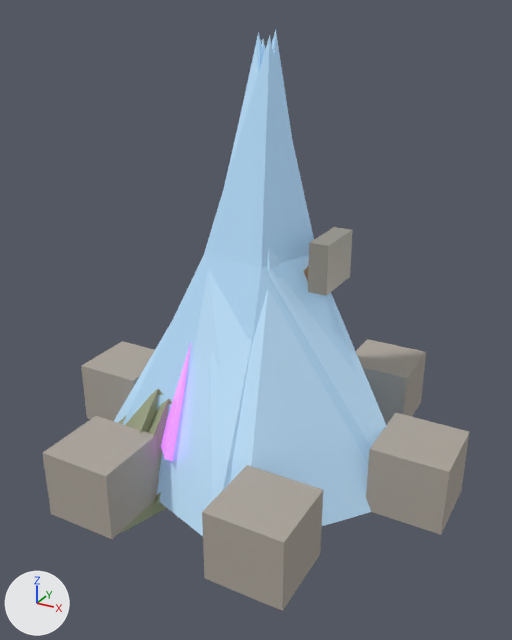
A saved change to the glTF model public/assets/3d/props/unit-worker-0.glb.
Rendered twice from a 50 mm lens placed at (0.673, -1.238, 0.955), pointed at (0.01, -0.033, 0.353). Every picture has the same lights, and +X, +Y and +Z are marked at lower left. The picture after the commit comes second. Vertices at exactly the same position are counted once.

Objects in the first picture: 'ice-shard-0', 'ice-shard-1', 'resource-crystal-0', 'sacred-marker-0', 'shrub-1', 'unit-worker-0'.
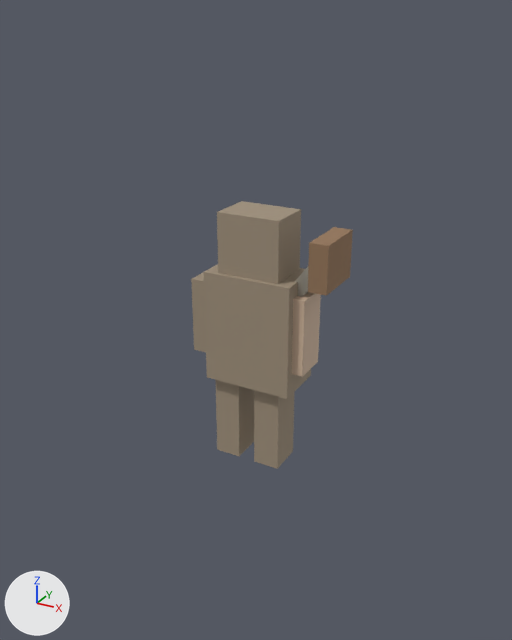
What differs and where, as boxes (x1, y1, x2, y2) in the pictures (512 x 640 px; the box of a moved part takes in the faces that stretch with it):
'sacred-marker-0', deleted
    before: (42, 339, 470, 611)
'ice-shard-0', deleted
    before: (114, 40, 387, 536)
'ice-shard-1', deleted
    before: (123, 30, 371, 464)
'shrub-1', deleted
    before: (98, 389, 172, 535)
'resource-crystal-0', deleted (purple)
    before: (161, 343, 191, 461)
part 1 of me_unit_worker_0, moved or reshaped (not visible before)
    after: (217, 201, 301, 284)
part 2 of me_unit_worker_0, moved or reshaped (not visible before)
    after: (216, 380, 254, 456)
part 3 of me_unit_worker_0, moved or reshaped (not visible before)
    after: (254, 390, 294, 469)
part 4 of me_unit_worker_0, moved or reshaped (not visible before)
    after: (191, 272, 206, 352)
part 5 of me_unit_worker_0, moved or reshaped (not visible before)
    after: (292, 292, 321, 377)
part 6 of me_unit_worker_0, moved or reshaped
    before: (304, 227, 353, 296)
    after: (295, 227, 353, 297)

The change, as a diff of the scene's bpy script:
```diff
--- a/public/assets/3d/props/unit-worker-0.glb.py
+++ b/public/assets/3d/props/unit-worker-0.glb.py
@@ me_unit_worker_0 @@
 me_unit_worker_0.from_pydata(...)  # 64 vertices, 96 faces; spans x -0.145..0.18, y -0.06..0.06, z 0.0..0.58
-me_unit_worker_0.vertices[48].co = (0.14, -0.06, 0.45)  # pixel (307, 292)
-me_unit_worker_0.vertices[49].co = (0.18, -0.06, 0.45)  # pixel (326, 295)
-me_unit_worker_0.vertices[50].co = (0.18, 0.06, 0.45)  # pixel (349, 276)
-me_unit_worker_0.vertices[51].co = (0.14, 0.06, 0.45)
-me_unit_worker_0.vertices[52].co = (0.14, -0.06, 0.55)  # pixel (309, 242)
-me_unit_worker_0.vertices[53].co = (0.18, -0.06, 0.55)  # pixel (328, 245)
-me_unit_worker_0.vertices[54].co = (0.18, 0.06, 0.55)  # pixel (352, 229)
-me_unit_worker_0.vertices[55].co = (0.14, 0.06, 0.55)  # pixel (334, 227)
-me_unit_worker_0.vertices[56].co = (-0.02, -0.02, 0.3)
-me_unit_worker_0.vertices[57].co = (0.02, -0.02, 0.3)
-me_unit_worker_0.vertices[58].co = (0.02, 0.02, 0.3)
-me_unit_worker_0.vertices[59].co = (-0.02, 0.02, 0.3)
-me_unit_worker_0.vertices[60].co = (0.13, -0.02, 0.5)
-me_unit_worker_0.vertices[61].co = (0.17, -0.02, 0.5)
-me_unit_worker_0.vertices[62].co = (0.17, 0.02, 0.5)
-me_unit_worker_0.vertices[63].co = (0.13, 0.02, 0.5)
+# me_unit_worker_0 part 1: the loose piece of 8 vertices spanning x -0.09..-0.03, y -0.04..0.04, z 0.0..0.2 is scaled about its middle by (2.33, 1.25, 0.65), then moved by (0.06, 0.0, 0.415)
+# me_unit_worker_0 part 2: the loose piece of 8 vertices spanning x 0.01..0.07, y -0.04..0.04, z 0.0..0.2 is moved by (-0.1, 0.0, 0.0)
+# me_unit_worker_0 part 3: the loose piece of 8 vertices spanning x -0.145..-0.095, y -0.04..0.04, z 0.25..0.42 is scaled about its middle by (1.2, 1, 1.18), then moved by (0.16, 0.0, -0.235)
+# me_unit_worker_0 part 4: the loose piece of 8 vertices spanning x 0.075..0.125, y -0.04..0.04, z 0.25..0.42 is moved by (-0.22, 0.0, 0.0)
+# me_unit_worker_0 part 5: the loose piece of 8 vertices spanning x -0.07..0.07, y -0.05..0.05, z 0.45..0.58 is scaled about its middle by (0.357, 0.8, 1.31), then moved by (0.1, 0.0, -0.18)
+# me_unit_worker_0 part 6
+me_unit_worker_0.vertices[48].co = (-0.02, -0.02, 0.3)
+me_unit_worker_0.vertices[49].co = (0.02, -0.02, 0.3)
+me_unit_worker_0.vertices[50].co = (0.02, 0.02, 0.3)
+me_unit_worker_0.vertices[51].co = (-0.02, 0.02, 0.3)
+me_unit_worker_0.vertices[52].co = (0.13, -0.02, 0.5)
+me_unit_worker_0.vertices[53].co = (0.17, -0.02, 0.5)
+me_unit_worker_0.vertices[54].co = (0.17, 0.02, 0.5)
+me_unit_worker_0.vertices[55].co = (0.13, 0.02, 0.5)
+me_unit_worker_0.vertices[56].co = (0.14, -0.06, 0.45)  # pixel (307, 292)
+me_unit_worker_0.vertices[57].co = (0.18, -0.06, 0.45)  # pixel (326, 295)
+me_unit_worker_0.vertices[58].co = (0.18, 0.06, 0.45)  # pixel (349, 276)
+me_unit_worker_0.vertices[59].co = (0.14, 0.06, 0.45)
+me_unit_worker_0.vertices[60].co = (0.14, -0.06, 0.55)  # pixel (309, 242)
+me_unit_worker_0.vertices[61].co = (0.18, -0.06, 0.55)  # pixel (328, 245)
+me_unit_worker_0.vertices[62].co = (0.18, 0.06, 0.55)  # pixel (352, 229)
+me_unit_worker_0.vertices[63].co = (0.14, 0.06, 0.55)  # pixel (334, 227)
 me_unit_worker_0.materials.append(mat_uw_cloth)
@@ ob_ice_shard_0 @@
-ob_ice_shard_0 = bpy.data.objects.new('ice-shard-0', me_ice_shard_0)
@@ ob_ice_shard_1 @@
-ob_ice_shard_1 = bpy.data.objects.new('ice-shard-1', me_ice_shard_1)
@@ ob_shrub_1 @@
-ob_shrub_1 = bpy.data.objects.new('shrub-1', me_shrub_1)
@@ ob_resource_crystal_0 @@
-ob_resource_crystal_0 = bpy.data.objects.new('resource-crystal-0', me_resource_crystal_0)
@@ ob_sacred_marker_0 @@
-ob_sacred_marker_0 = bpy.data.objects.new('sacred-marker-0', me_sacred_marker_0)
```
